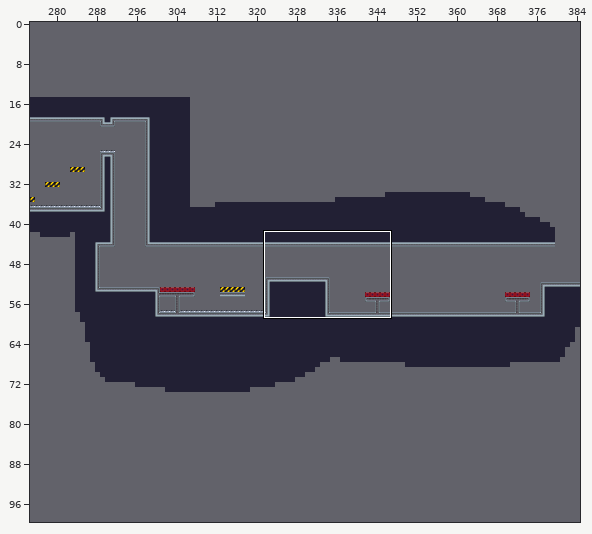
Tiled map, stored at essaiTiled.tmx. Above, an overview of the earlier version with the close-up marked.
Close-up. Before the commit:
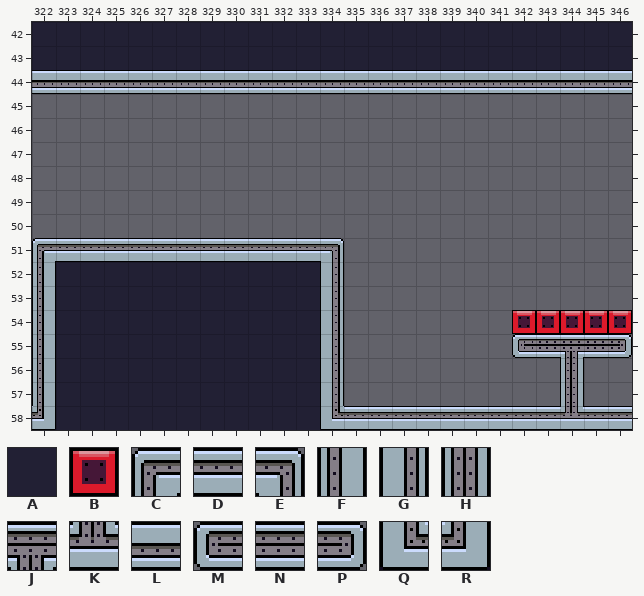
Cells are 16x16 px. Shown: x 322..346, y 42..58. The commit also changed other parts of the map, which this record leaves out.
Key: from "tuileTest": A 46, B 98, C 201, D 202, E 205, F 219, G 223, H 224, J 226, K 261, L 274, M 278, N 279, P 280, Q 300, R 301.
_ is an empty cell.
Objects are placed by their top-left corner, in cells (3,4 is the top-left corner of cell 3,4); size is 1x1 cell unless given.
Layers that did not change in this view are not listed.
Layer "plateforme" before, first column x 322:
42 AAAAAAAAAAAAAAAAAAAAAAAAA
43 AAAAAAAAAAAAAAAAAAAAAAAAA
44 LLLLLLLLLLLLLLLLLLLLLLLLL
45 _________________________
46 _________________________
47 _________________________
48 _________________________
49 _________________________
50 _________________________
51 CDDDDDDDDDDDE____________
52 FAAAAAAAAAAAG____________
53 FAAAAAAAAAAAG____________
54 FAAAAAAAAAAAG____________
55 FAAAAAAAAAAAG_______MNJNP
56 FAAAAAAAAAAAG_________H__
57 FAAAAAAAAAAAG_________H__
58 RAAAAAAAAAAAQDDDDDDDDDKDD
Objects on layer "tapisRoulantMilieu" before:
B at 342,54
B at 343,54
B at 344,54
B at 345,54
B at 346,54
After:
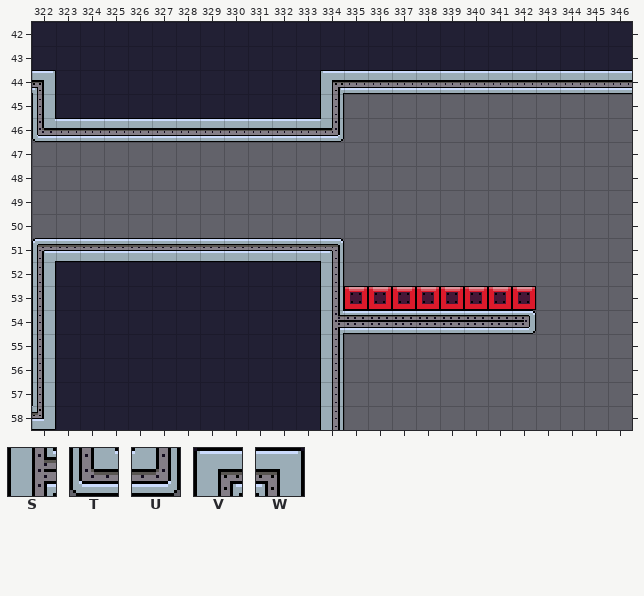
Further tiles: from "tuileTest": S 243, T 273, U 277, V 282, W 283.
What changed:
Layer "plateforme":
The author changed tile L to tile A in row 44 at x 323 to 333.
Tile A now appears in row 45 at x 323 to 333.
Tile F now appears in row 45 at x 322.
The author changed tile Q to tile G in row 58 at x 334.
Tile G now appears in row 45 at x 334.
Tile L now appears in row 46 at x 323 to 333.
Tile N now appears in row 54 at x 335 to 341.
Tile P now appears in row 54 at x 342.
The author changed tile G to tile S in row 54 at x 334.
Tile T now appears in row 46 at x 322.
Tile U now appears in row 46 at x 334.
The author changed tile L to tile V in row 44 at x 334.
The author changed tile L to tile W in row 44 at x 322.
The edit erases tile D in row 58 at x 335 to 343 and 345 to 346.
The edit erases tile H in rows 56 to 57 at x 344.
The edit erases tile J in row 55 at x 344.
The edit erases tile K in row 58 at x 344.
The edit erases tile M in row 55 at x 342.
The edit erases tile N in row 55 at x 343 and 345.
The edit erases tile P in row 55 at x 346.
Layer "tapisRoulantMilieu":
Object B at 342,54 becomes B at 335,53.
Object B at 343,54 becomes B at 336,53.
Object B at 344,54 becomes B at 337,53.
Object B at 345,54 becomes B at 338,53.
Object B at 346,54 becomes B at 339,53.
A new object: B at 340,53.
A new object: B at 341,53.
A new object: B at 342,53.
Pixel boxes of the changes (left, top, right, bottom) in both close-ups:
changed: (32, 70, 344, 142)
changed: (320, 286, 632, 430)
